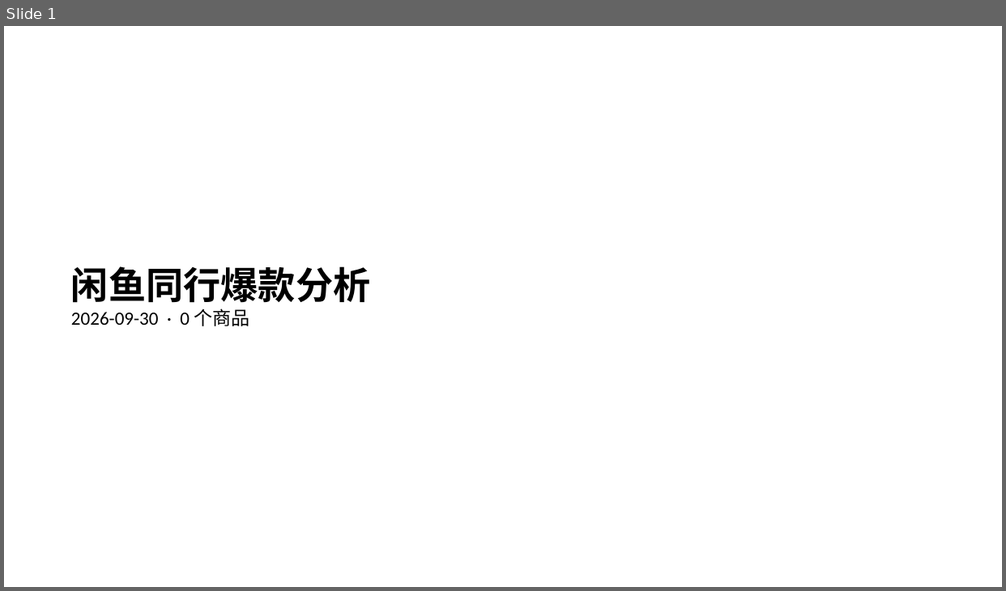
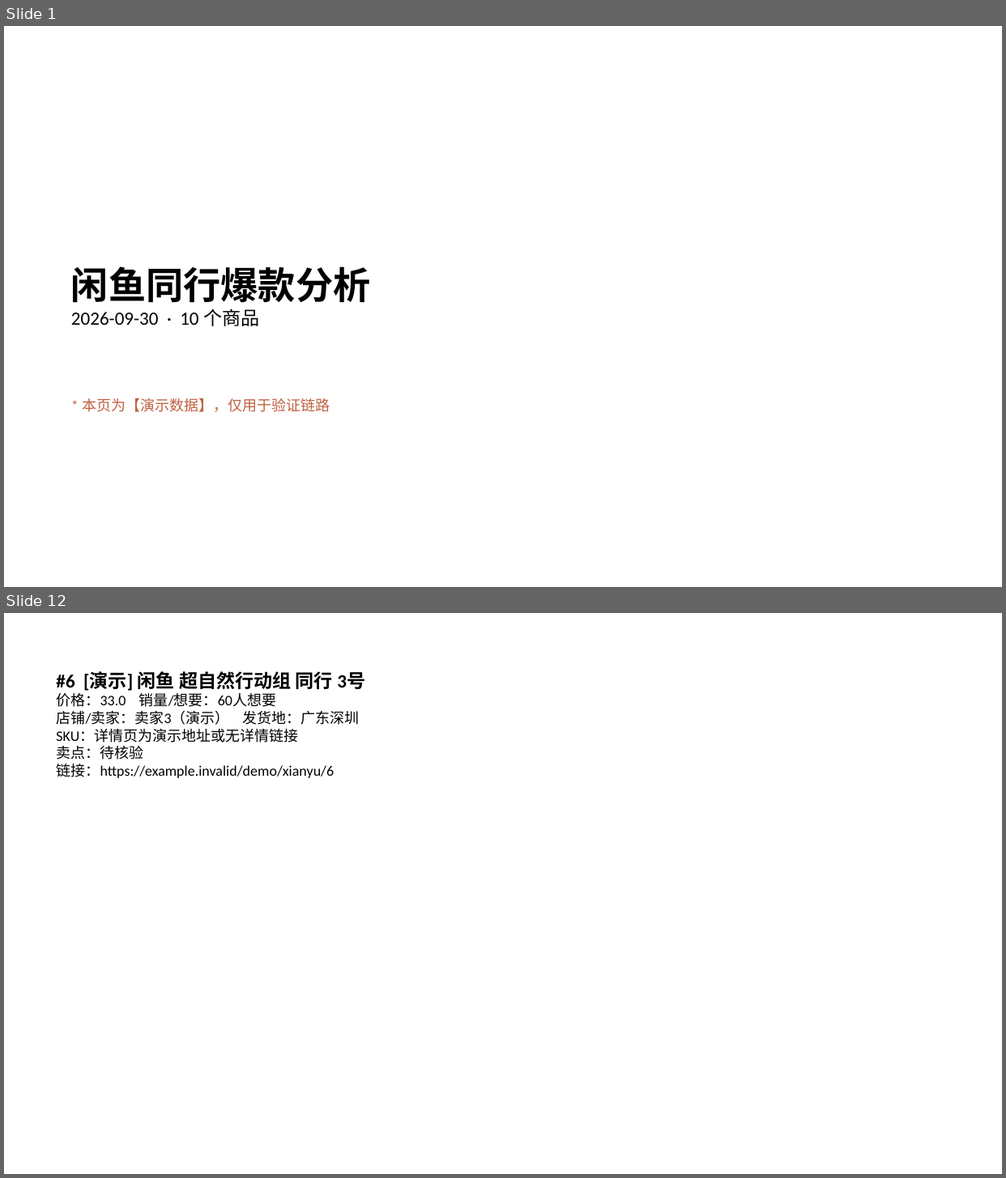
Before and after one commit to 02zhuniu-ship-it/-, a slide deck: archive/2026-09-30/xianyu/PPT报告/闲鱼同行爆款分析-2026-09-30.pptx. Shown one above the other, each under a label of ours: slide 1 before the commit, slides 1 and 12 after it; the slides between them are not shown. The pictures are 1006x591 and 1006x1178 pixels, drawn with LibreOffice and Linux fonts; fonts in the diff are those of the drawing. Boxes give left, top, right and bottom in pixels: in the first picture for what was removed or moved away, otherwise in the second. Text is boxed around its words. In the diff, an @@ line names an element or a change of style, - is before the commit and + after.

Commit message:
增强失败记录汇总、丰富配置说明、恢复完整演示样例归档

```diff
--- a/archive/2026-09-30/xianyu/PPT报告/闲鱼同行爆款分析-2026-09-30.pptx
+++ b/archive/2026-09-30/xianyu/PPT报告/闲鱼同行爆款分析-2026-09-30.pptx
@@ slide 12 added at (4, 613, 1002, 1174), background #FFFFFF @@
@@ text added at (56, 671, 365, 778), 14 pt, text #000000 @@
+#6 [演示] 闲鱼 超自然行动组 同行 3号
+价格：33.0 销量/想要：60人想要
+店铺/卖家：卖家3（演示） 发货地：广东深圳
+SKU：详情页为演示地址或无详情链接
+卖点：待核验
+链接：https://example.invalid/demo/xianyu/6
@@ slide 1 changed as well @@
@@ text at (71, 309, 259, 327): text changed @@
-2026-09-30 · 0 个商品
+2026-09-30 · 10 个商品
@@ text added at (82, 399, 330, 412), 14 pt, text #C06040 @@
+* 本页为【演示数据】，仅用于验证链路
```
Also in this commit, not shown: 19 other slides added, 21 other files.
